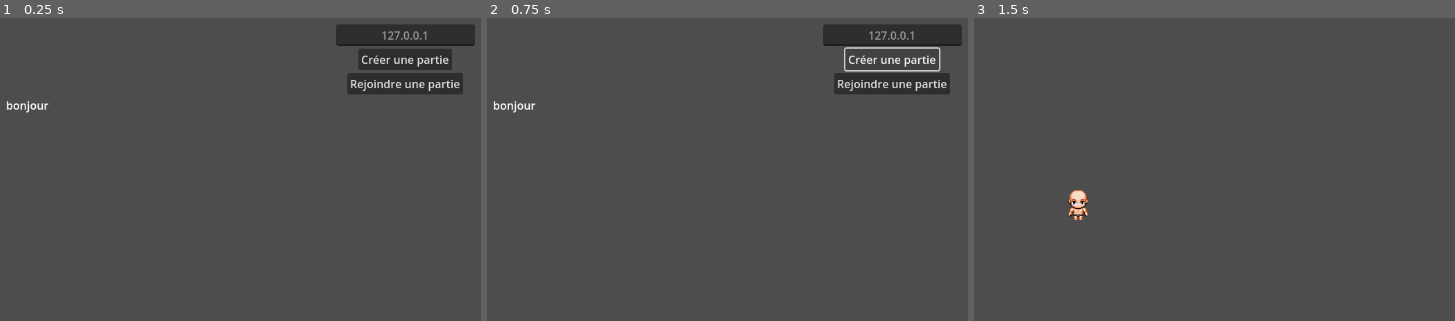
Above: before the commit, frames 1-3 (left to right).
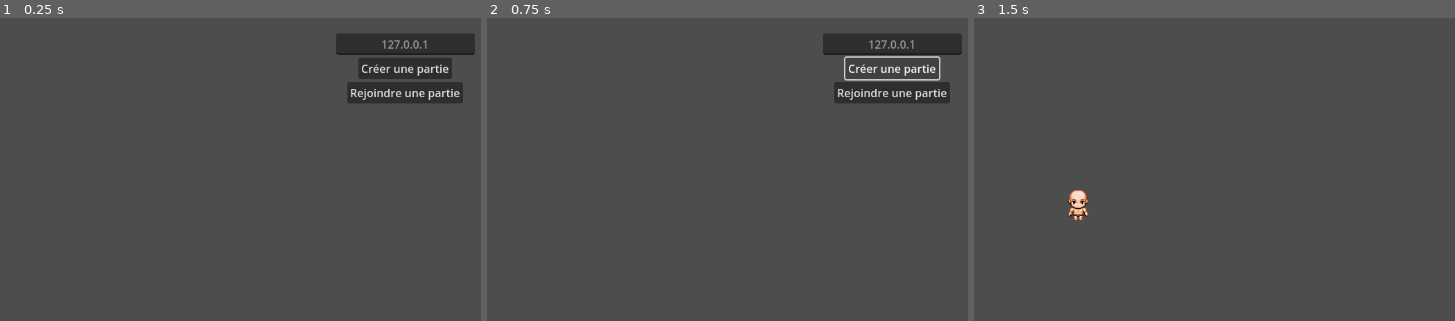
Above: after the commit, the same moments.

Repository: coeyn/greed_island_mmorpg
Game: Godot game, scene res://scenes/main_menu.tscn
Same seed, same stepped clock (60 frames per second), same inputs: the game is played once before the commit and once after it.
Inputs:
- Up to frame 1 (0.25 s): no input
- Up to frame 2 (0.75 s): click "Créer une partie" at 0.5 s
- Up to frame 3 (1.5 s): click "Rejoindre une partie" at 1.25 s

The runs differ from the first frame. In frame 1, 3.5% of the frame differs, in the area x 1-99%, y 2-32%; in frame 2, 3.7%; in frame 3, nothing differs.

Commit message:
remise a propre apres test

Diff:
--- a/scenes/main_menu.tscn
+++ b/scenes/main_menu.tscn
@@ -43,8 +43,3 @@
 size_flags_horizontal = 4
 size_flags_vertical = 4
 text = "Rejoindre une partie"
-
-[node name="RichTextLabel" type="RichTextLabel" parent="VBoxContainer"]
-layout_mode = 2
-text = "bonjour"
-fit_content = true
